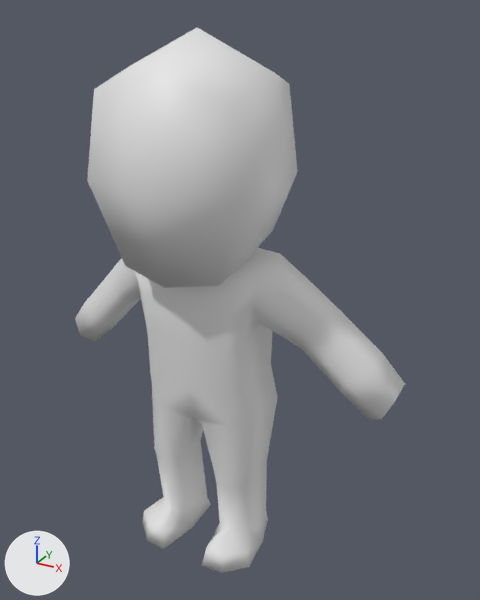
What one commit did to the glTF model PlayerCharacter/Import/Upset Ned.glb.
Before and after are seen from a 50 mm lens placed at (0.625, -0.99, 1.071), pointed at (0.059, 0.039, 0.556). The lights are fixed; the arrows at lower left show +X, +Y and +Z. Vertices at the same position are counted once.

Names of what the first picture shows: 'basemesh'.
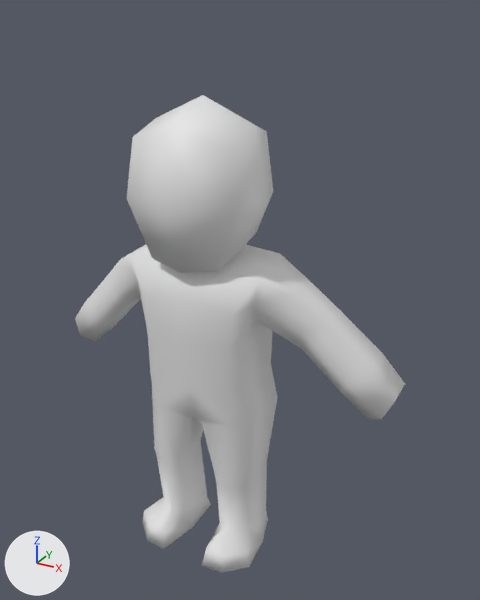
What the commit changed:
me_plane is used by ob_basemesh; location (0.0, 0.0, 0.0).
me_plane had 210 vertices, 424 faces and spanned x -0.374..0.374, y -0.171..0.152, z 0.005..1.042.
me_plane now has 192 vertices, 376 faces and spans x -0.374..0.374, y -0.109..0.127, z 0.005..0.935.
me_plane part 1: the loose piece of 44 vertices spanning x -0.172..0.172, y -0.171..0.152, z 0.629..1.042 is rebuilt with 26 vertices and now spans x -0.123..0.123, y -0.109..0.122, z 0.64..0.935.

Where the change shows, as pixel boxes (x1, y1, x2, y2) in the pictures (480 x 600 px):
'basemesh', reshaped (12% shorter): before (75, 27, 405, 573); after (75, 95, 405, 573)
part 1 of me_plane, rebuilt (31% narrower, 32% shorter): before (87, 27, 298, 288); after (127, 95, 273, 273)
